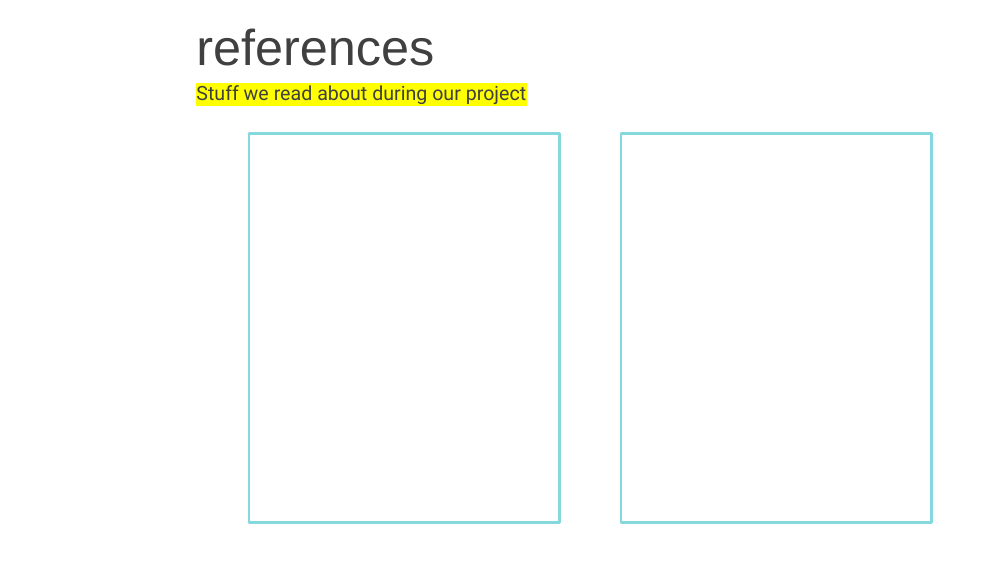
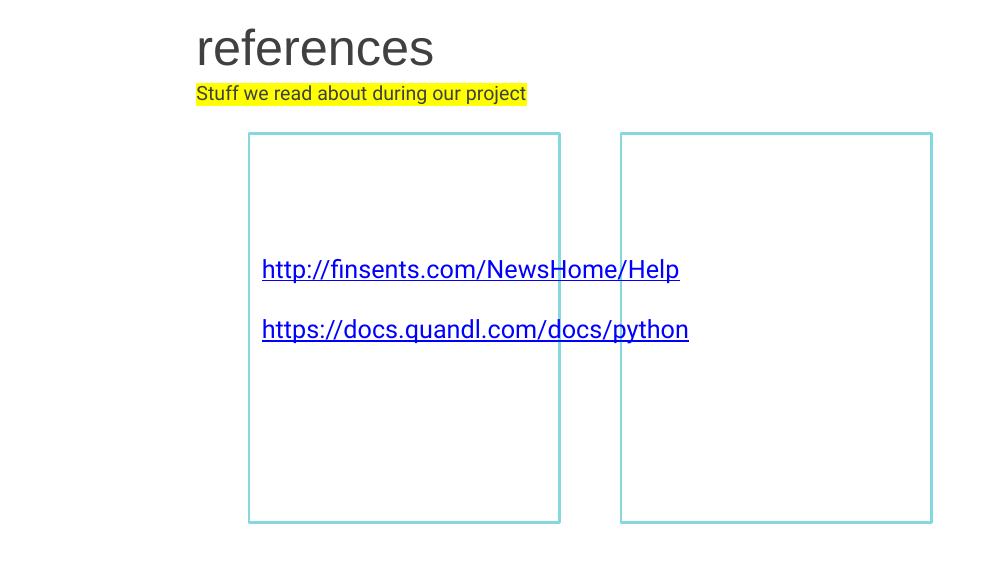
Before and after one commit to kamoakon/Project-One, a slide deck: slide 22 of project_one.pptx (slide 21 before the commit). Drawn at 1008x567 pixels with LibreOffice and Linux fonts; fonts in the diff are those of the drawing; background and template pictures are left out. Boxes give left, top, right and bottom in pixels: in the first picture for what was removed or moved away, otherwise in the second. Text is boxed around its words. In the diff, an @@ line names an element or a change of style, - is before the commit and + after.

```diff
--- a/project_one.pptx
+++ b/project_one.pptx
@@ text added at [262, 255, 689, 344], 18 pt, text #0000FF, underline @@
+http://finsents.com/NewsHome/Help
+https://docs.quandl.com/docs/python
```
Also in this commit, not shown: 2 other slides changed, 1 slide added.
